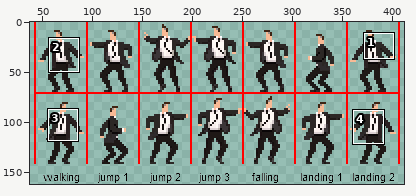
Sprite sheet: Resources/Sprites/Player/MainCharacterSpriteSheet.png. The picture above shows the old version from afar; the outline marks the close-up.
Close-up. Before the commit:
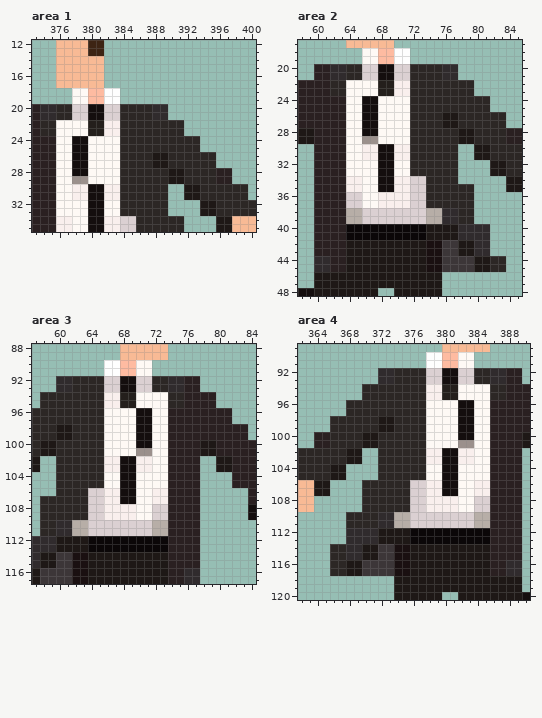
The file is 440x162 pixels. Colours within 5 levels of each other are drawn and written as one. Shown: area 1: x 373..400, y 12..35; area 2: x 58..85, y 17..48; area 3: x 57..84, y 88..117; area 4: x 362..390, y 89..120. The wide view leaves out empty margins.
New version:
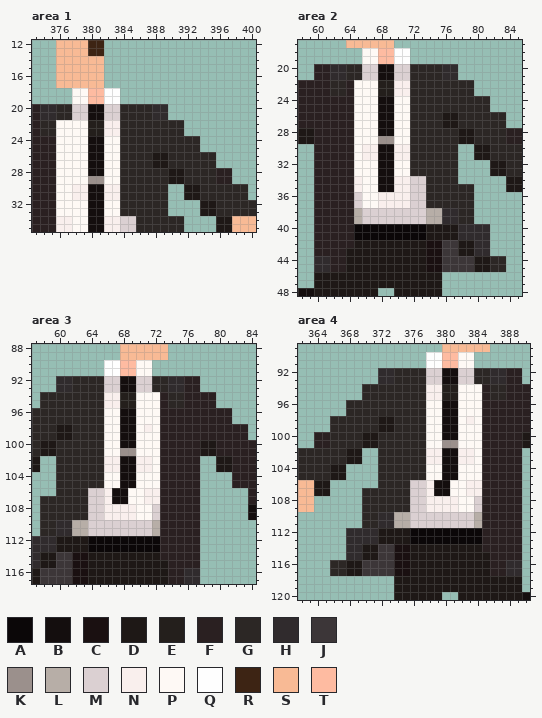
Palette (. is transparent): A #0b0708  B #140e0e  C #1a1011  D #1e1816  E #241f1c  F #2a2021  G #2c2725  H #302b2d  J #3c3638  K #9b908c  L #b7aea7  M #dbd0d2  N #f9efed  P #fef9f5  Q #fefefe  R #3d2414  S #f8ba95  T #febba1
Change:
Area 1:
Colour B replaces colour P in rows 24 to 28 at x 380 to 381.
Colour K replaces colour P in row 29 at x 380 to 381.
Colour P replaces colour B in rows 24 to 28 at x 378 to 379.
Colour P replaces colour K in row 29 at x 378 to 379.
Area 2:
Colour B replaces colour P in rows 24 to 28 at x 68 to 69.
Colour F replaces colour A in rows 40 to 41 at x 64.
Colour F replaces colour D in row 42 at x 64.
Colour F replaces colour L in rows 38 to 39 at x 64.
Colour F replaces colour M in rows 36 to 37 at x 64.
Colour F replaces colour N in rows 34 to 35 at x 64.
Colour F replaces colour P in rows 22 to 33 at x 64.
Colour K replaces colour P in row 29 at x 68 to 69.
Colour P replaces colour B in rows 24 to 28 at x 66 to 67.
Colour P replaces colour K in row 29 at x 66 to 67.
Area 3:
Colour B replaces colour N in rows 106 to 107 at x 67.
Colour B replaces colour P in rows 96 to 100 at x 68 to 69.
Colour F replaces colour A in rows 112 to 113 at x 73.
Colour F replaces colour D in row 114 at x 73.
Colour F replaces colour L in rows 110 to 111 at x 73.
Colour F replaces colour M in rows 108 to 109 at x 73.
Colour F replaces colour N in rows 106 to 107 at x 73.
Colour F replaces colour P in rows 94 to 105 at x 73.
Colour K replaces colour P in row 101 at x 68 to 69.
Colour N replaces colour B in row 98 at x 71.
Colour N replaces colour P in rows 106 to 107 at x 71.
Colour P replaces colour B in rows 96 to 97 at x 70 to 71; in row 98 at x 70; in rows 99 to 100 at x 70 to 71; in rows 106 to 107 at x 69.
Colour P replaces colour K in row 101 at x 70 to 71.
Area 4:
Colour B replaces colour N in rows 106 to 107 at x 379.
Colour B replaces colour P in rows 96 to 100 at x 380 to 381.
Colour F replaces colour A in rows 112 to 113 at x 385.
Colour F replaces colour D in row 114 at x 385.
Colour F replaces colour L in rows 110 to 111 at x 385.
Colour F replaces colour M in rows 108 to 109 at x 385.
Colour F replaces colour N in rows 106 to 107 at x 385.
Colour F replaces colour P in rows 94 to 105 at x 385.
Colour K replaces colour P in row 101 at x 380 to 381.
Colour N replaces colour B in row 98 at x 383.
Colour N replaces colour P in rows 106 to 107 at x 383.
Colour P replaces colour B in rows 96 to 97 at x 382 to 383; in row 98 at x 382; in rows 99 to 100 at x 382 to 383; in rows 106 to 107 at x 381.
Colour P replaces colour K in row 101 at x 382 to 383.
The edit erases colour G in row 106 at x 370 to 371; in rows 110 to 111 at x 368 to 369; in rows 114 to 115 at x 366 to 367.
